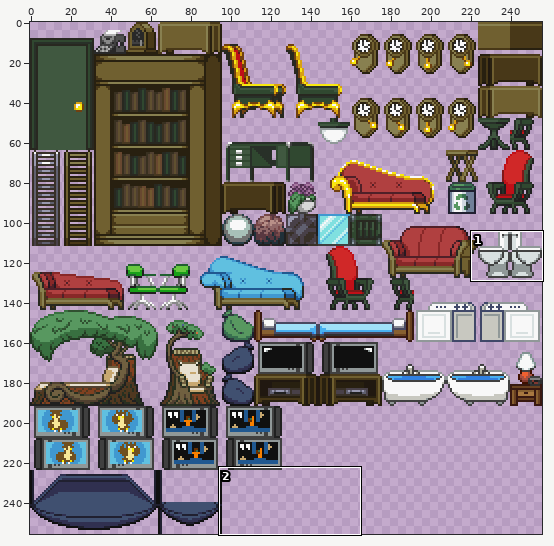
Sprite sheet -- res/gfx/statics.png. The first picture is a wide view before the edit; the outline marks the close-up.
Close-up. Before the commit:
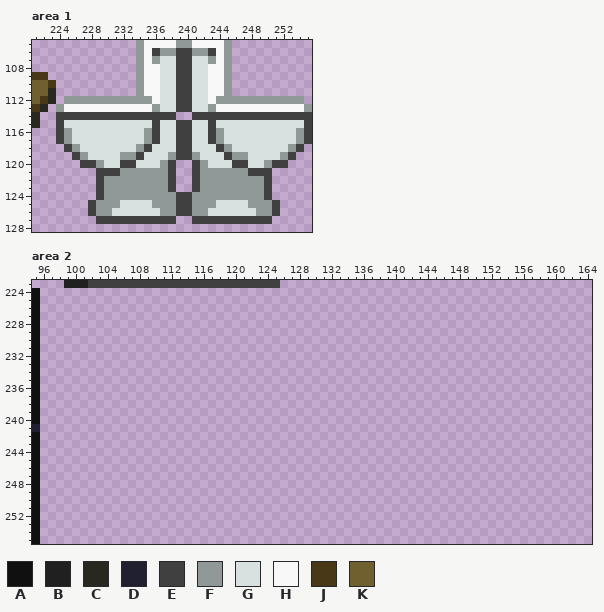
The file is 256x256 pixels. Shown: area 1: x 221..255, y 105..128; area 2: x 95..164, y 223..255. The commit also changed other parts of the picture, which this record leaves out.
Palette (. is transparent): A #101010  B #202020  C #282820  D #202030  E #404040  F #909898  G #d8e0e0  H #f8f8f8  J #483818  K #706030
Pixels before, area 1, first column x 221:
105 .............FHHHHFFHHHHF..........
106 .............FHEFFEEFFEHF..........
107 .............FHFGGEEGGFHF..........
108 .............FHHGGEEGGHHF..........
109 JJ...........FHHGGEEGGHHF..........
110 KKJ..........FHHGGEEGGHHF..........
111 KKC..........FHHGGEEGGHHF..........
112 KJC.FFFFFFFFFFFHGGEEGGHFFFFFFFFFFF.
113 JC.FHHHHHHHHHHHFGGEEGGFHHHHHHHHHHHF
114 C..EEEEEEEEEEEEEEE..EEEEEEEEEEEEEEE
115 C..EGGGGGGGGGGGEGGEEGGEGGGGGGGGGGGE
116 ...EFGGGGGGGGGFEGGEEGGEFGGGGGGGGGFE
117 ...EFGGGGGGGGGFEGGEEGGEFGGGGGGGGGFE
118 ....EFGGGGGGGFEGGGEEGGGEFGGGGGGGFE.
119 .....EFGGGGFFEGGGFEEFGGGEFFGGGGFE..
120 ......EEFGGEEGGGFE..EFGGGEEGGFEE...
121 ........EEEFFFFFFE..EFFFFFFEEE.....
122 ........EFFFFFFFFE..EFFFFFFFFE.....
123 ........EFFFFFFFFE..EFFFFFFFFE.....
124 ........EFFFFFFFFFEEFFFFFFFFFE.....
125 .......EFFFGGGGFFFEEFFFGGGGFFFE....
126 .......EFFGGGGGGFFEEFFGGGGGGFFE....
127 ........EEEEEEEEEE..EEEEEEEEEE.....
Pixels before, area 2, first column x 95:
223 ....BBBEEEEEEEEEEEEEEEEEEEEEEEE
224 A..............................
225 A..............................
226 A..............................
227 A..............................
228 A..............................
229 A..............................
230 A..............................
231 A..............................
232 A..............................
233 A..............................
234 A..............................
235 A..............................
236 A..............................
237 A..............................
238 A..............................
239 A..............................
240 A..............................
241 D..............................
242 A..............................
243 A..............................
244 A..............................
245 A..............................
246 A..............................
247 A..............................
248 A..............................
249 A..............................
250 A..............................
251 A..............................
252 A..............................
253 A..............................
254 A..............................
255 A..............................
Once edited:
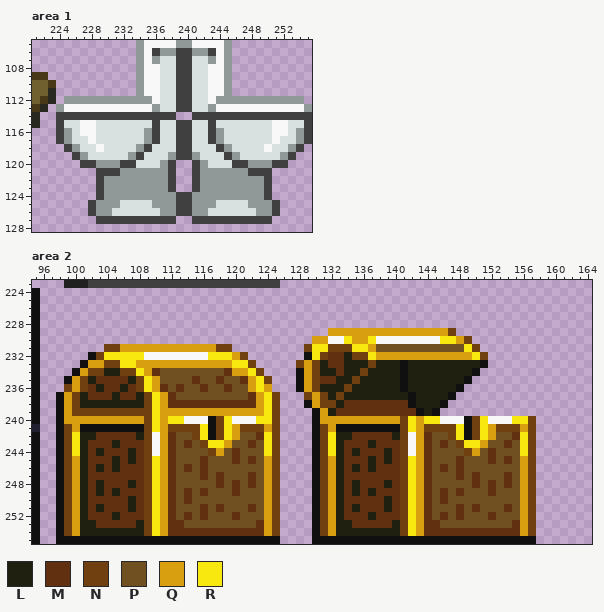
Colours new in this view: L #202010  M #603010  N #704010  P #705020  Q #d8a010  R #f8e810
Edits made:
Changed rows in their new state; - is an unchanged pixel.
Area 1:
first column x 227:
115 HH----------------------HH
116 HH----------------------HH
117 -H----------------------H-
118 --H--------------------H--
119 -----G--------------G-----
120 ---FF----------------FF---
Area 2:
first column x 98:
229 ----------------------------------QQQQQQQQQQQQQQQN----------
230 --------------------------------QQHHRQQRHHHHHHHHRRQN--------
231 ------NNQQQQQQQQQQQQNN---------NRRNNNRRQPPPPPPPPPPPRN-------
232 ----ANRRRRRHHHHHHHHRRRQN-------ARNMMLNNRQQQQQQQQQQQQRN------
233 ---AQQNNRRQQQQQQQQQQQQRRN-----NQNLMMLLLNLLLALLLLLLLLLA------
234 --AQNNLLNNRQMPPPPPPPPMQQRN----AQNLLMLLNLLLLALLLLLLLLA-------
235 -AQNLMMMMLNRQPPPPMPPMPPMQRN---AQNMMLLNLLLLLALLLLLLLA--------
236 -NQNMLMMLMNRQMPMPPMPPMPPQRQ---AQNLLLNLLLLLLALLLLLLA---------
237 AQNLMMMLMMLNRQMPPPPPPPPPMQRN---NQNLNLLLLLLLLALLLLA----------
238 AQNLLLLLLLLNRQMMMMMMMMMMMQRN---AQNNLMMMMMMMMALLLA-----------
239 AQNNNNNNNNNNRQQQQQQQQQQQQQRN----AQLMMMMMMMMMMALA------------
240 AQQQQQQQQQQNRQRRHHHANRHHHRRN----AQQQQQQQQQQNRQRRHHHANRHHHRRN
241 ANQAAAAAAAANRQNNNNRANRQNNNQN----ANQAAAAAAAANRQNNNNRANRQNNNQN
242 ANRLLMMMMMLNHQMPPNRANRQPPMRN----ANRLLMMMMMLNHQMPPNRANRQPPMRN
243 ANRLMMMLMMMNHQMPMPNRRQPPMPRN----ANRLMMMLMMMNHQMPMPNRRQPPMPRN
244 ANRLMLMMMLMNHQMPPPPNQPMPPPRN----ANRLMLMMMLMNHQMPPPPNQPMPPPRN
245 ANQLMMMLMLMNRQMPPPMPPPMPMPQN----ANQLMMMLMLMNRQMPPPMPPPMPMPQN
246 ANQLMLMLMMMNRQMPMPMPPPPPPPQN----ANQLMLMLMMMNRQMPMPMPPPPPPPQN
247 ANQLMMMMMMMNRQMPPPMPMPPPMPQN----ANQLMMMMMMMNRQMPPPMPMPPPMPQN
248 ANQLMLMMMLMNRQMPPPPPMPMPMPQN----ANQLMLMMMLMNRQMPPPPPMPMPMPQN
249 ANQLMLMLMMMNRQMPMPMPPPMPPPQN----ANQLMLMLMMMNRQMPMPMPPPMPPPQN
250 ANQLMMMMMLMNRQMPMPPPPPPPPPQN----ANQLMMMMMLMNRQMPMPPPPPPPPPQN
251 ANQLMLMMMLMNRQMPPPMPMPPPMPQN----ANQLMLMMMLMNRQMPPPMPMPPPMPQN
252 ANQLMMMLMMMNRQMPMPMPPPMPPPQN----ANQLMMMLMMMNRQMPMPMPPPMPPPQN
253 ANQLLMMMMMLNRQMMPPPPPPPPPMQN----ANQLLMMMMMLNRQMMPPPPPPPPPMQN
254 ANQLLLLLLLLNRQMMMMMMMMMMMMQN----ANQLLLLLLLLNRQMMMMMMMMMMMMQN
255 AAAAAAAAAAAAAAAAAAAAAAAAAAAA----AAAAAAAAAAAAAAAAAAAAAAAAAAAA
Where, in picture pixels (left, top, right, bottom), the same in both close-ups:
changed: (80, 120, 128, 168)
changed: (240, 120, 288, 168)
added: (56, 328, 536, 544)
